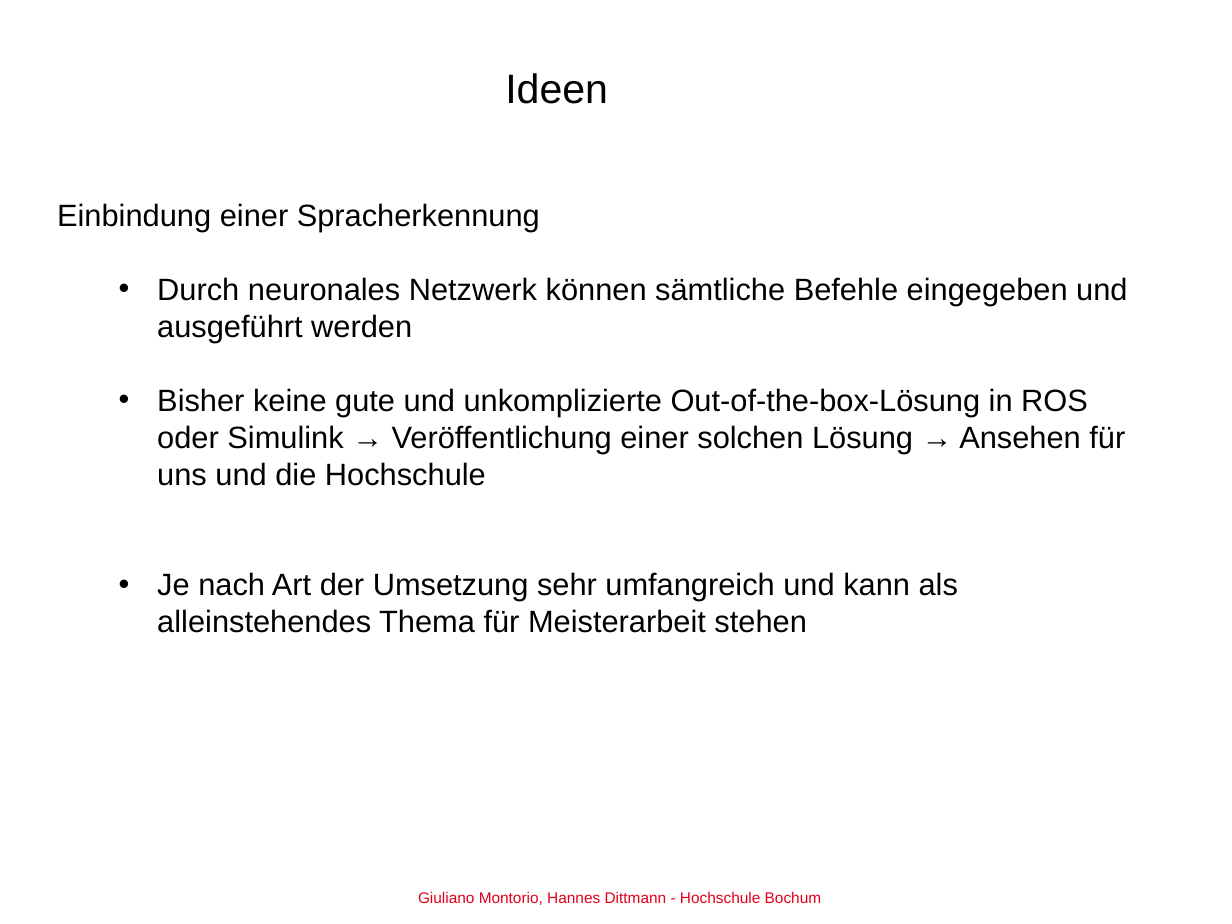
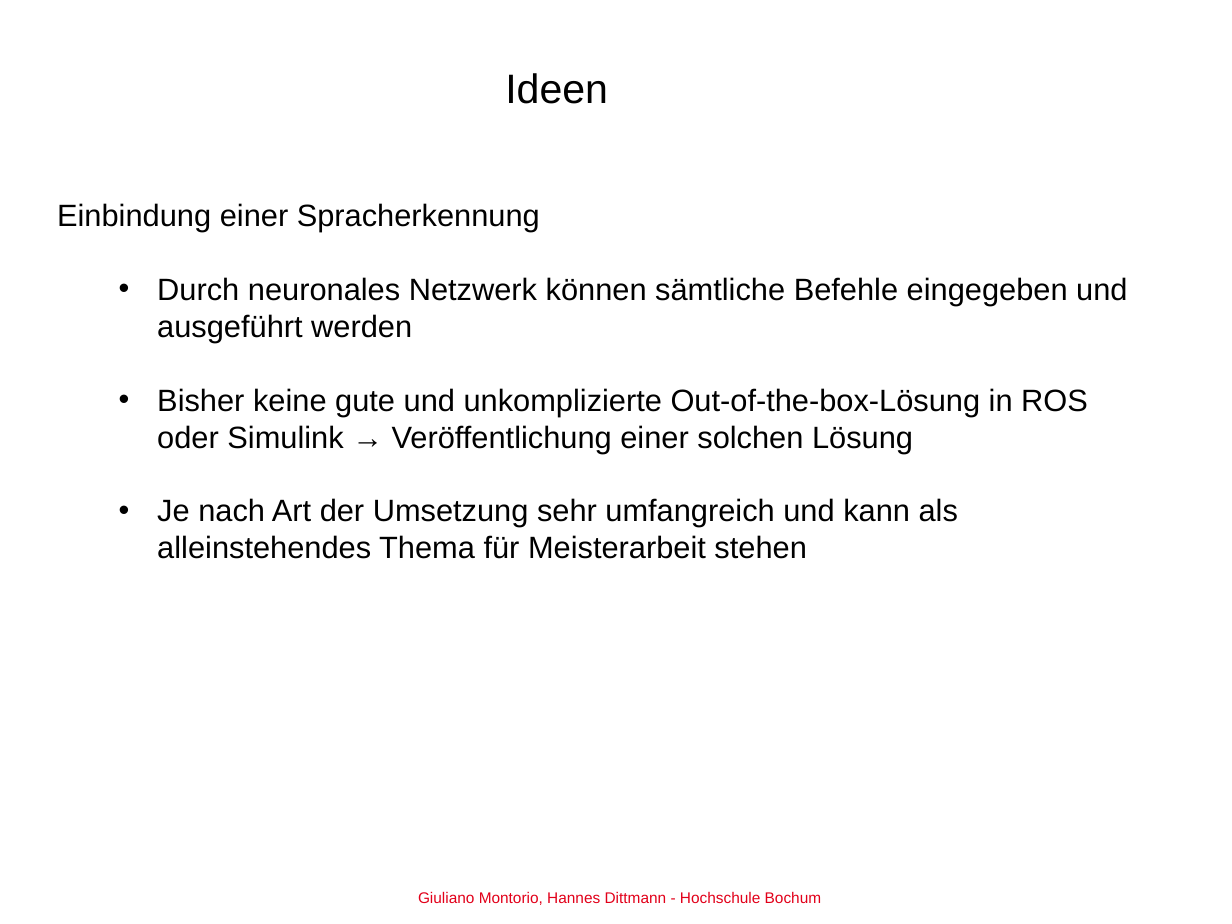
Before and after one commit to GiulliMo/Master_Doc, a slide deck: slide 3 of Präsentationen/Projektbesprechung090420/Projektbesprechung090420.pptx. Drawn at 1232x924 pixels with LibreOffice and Linux fonts; fonts in the diff are those of the drawing; background and template pictures are left out. Boxes give left, top, right and bottom in pixels: in the first picture for what was removed or moved away, otherwise in the second. Text is boxed around its words. In the diff, an @@ line names an element or a change of style, - is before the commit and + after.

```diff
--- a/Präsentationen/Projektbesprechung090420/Projektbesprechung090420.pptx
+++ b/Präsentationen/Projektbesprechung090420/Projektbesprechung090420.pptx
@@ text at box(157, 388, 1088, 453): text changed @@
-  • Bisher keine gute und unkomplizierte Out-of-the-box-Lösung in ROS oder Simulink → Veröffentlichung einer solchen Lösung → Ansehen für uns und die Hochschule
+  • Bisher keine gute und unkomplizierte Out-of-the-box-Lösung in ROS oder Simulink → Veröffentlichung einer solchen Lösung
```
Also in this commit, not shown: 4 other slides changed.
